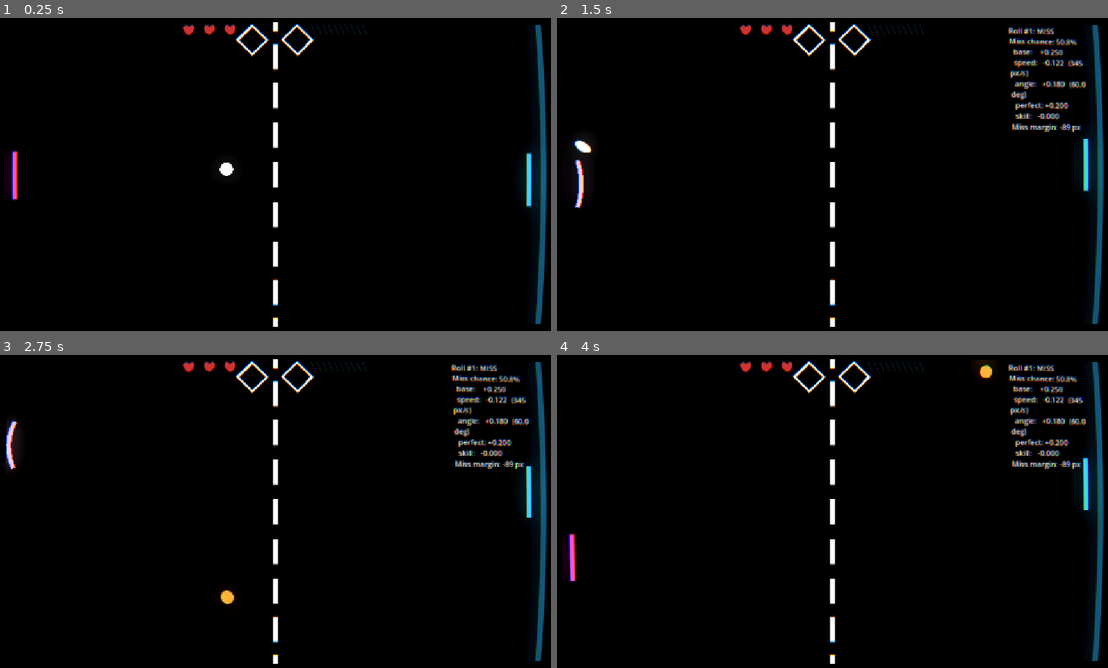
Above: before the commit, frames 1-4 (two rows, left to right).
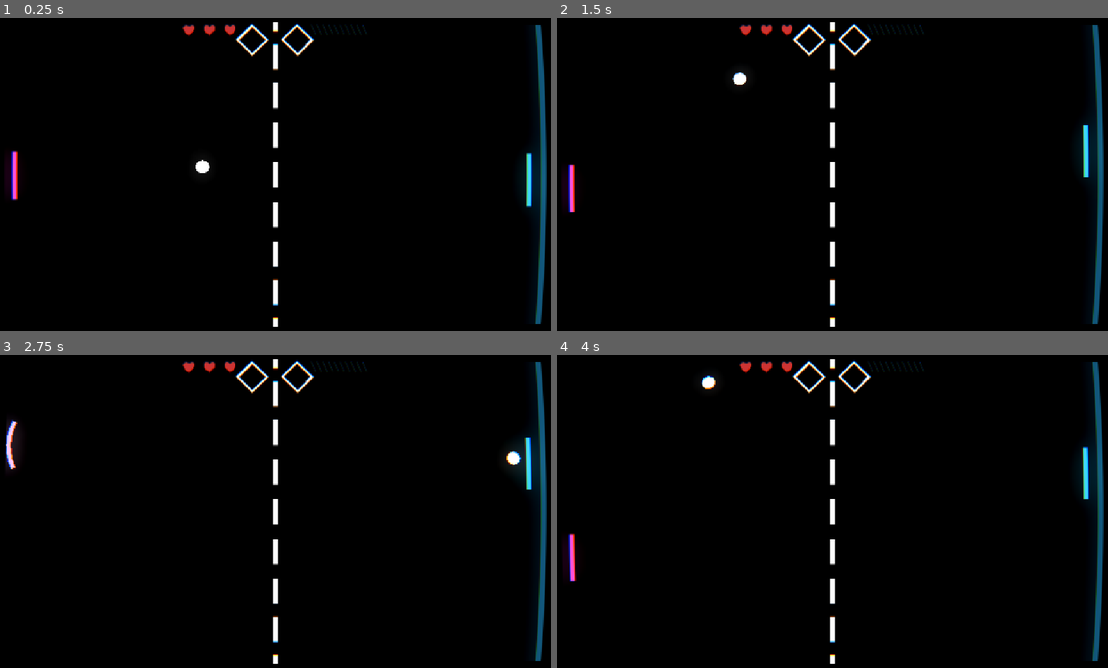
Above: after the commit, the same moments.

Repository: awesomness560/x-treme-pong
Game: Godot game, scene res://main.tscn
Two runs of this game, one before a commit and one after it. Both use one fixed random seed, a clock stepped at 60 frames per second and the inputs below.
Inputs (mouse positions are in pixels of both pictures, inside the frame that each line leads up to):
- Up to frame 1 (0.25 s): no input
- Up to frame 2 (1.5 s): move the mouse to (953, 158) at 0.52 s; hold Shift (charge_up) 0.53-1.28 s; move the mouse to (722, 190) at 1.27 s; hold S (paddle_down) from 1.28 s (still down)
- Up to frame 3 (2.75 s): move the mouse to (330, 442) at 2.02 s; release S (paddle_down) at 2.03 s; hold Shift (charge_up) from 2.03 s (still down)
- Up to frame 4 (4 s): move the mouse to (804, 574) at 2.77 s; move the mouse to (997, 558) at 3.52 s; release Shift (charge_up) at 3.53 s; hold S (paddle_down) from 3.53 s (still down)

The runs differ from the first frame. In frame 1, 0.2% of the frame differs, in the area x 35-43%, y 45-51%; in frame 2, 2.3%, in the area x 2-97%, y 2-63%; in frame 3, 2.2%; in frame 4, 1.9%.

Commit message:
A few small changes

Diff:
--- a/ai.gd
+++ b/ai.gd
@@ -27,6 +27,9 @@
 ## Subtracted from the total. Raise per round to make the boss better.
 @export_range(0.0, 1.0) var skill: float = 0.0
 @export_range(0.0, 1.0) var miss_chance_cap: float = 0.85
+@export var guarantee_after_damage: bool = true
+
+var _guaranteed_return := false
 
 @export_group("Miss Margin")
 ## How far past the paddle edge a miss lands, as a fraction of paddle height.
@@ -84,6 +87,7 @@
 	_locked_x = global_position.x
 	_noise_seed = randf() * 100.0
 	ball.paddle_hit.connect(_on_paddle_hit)
+	GameState.take_damage.connect(_on_border_damaged)
 
 # --- The dice roll ---
 
@@ -106,7 +110,12 @@
 	chance -= skill
 
 	last_miss_chance = clampf(chance, 0.0, miss_chance_cap)
-	will_miss = randf() < last_miss_chance
+
+	if _guaranteed_return:
+		will_miss = false
+		_guaranteed_return = false
+	else:
+		will_miss = randf() < last_miss_chance
 
 	if will_miss:
 		var t := clampf(inverse_lerp(comfortable_speed, margin_max_at_speed,
@@ -212,6 +221,11 @@
 	if absf(vx) < 1.0:
 		return 1.0
 	return maxf(absf(global_position.x - ball.global_position.x) / absf(vx), 0.001)
+
+## The border took a hit: no free farming off the rebound.
+func _on_border_damaged(_amount: float) -> void:
+	if guarantee_after_damage:
+		_guaranteed_return = true
 
 ## Always predicts properly. Missing is decided by the roll, not by bad reading.
 func _predict_ball_y(court: Rect2) -> float:
--- a/ai.tscn
+++ b/ai.tscn
@@ -11,6 +11,7 @@
 ball_radius = 15.0
 speed = 300.0
 responsiveness = 2000.0
+skill = 0.861
 debug_label = NodePath("Debug/RichTextLabel")
 
 [node name="ColorRect" type="ColorRect" parent="." unique_id=1557076092]
@@ -32,6 +33,7 @@
 shape = SubResource("RectangleShape2D_qg41d")
 
 [node name="Debug" type="CanvasLayer" parent="." unique_id=345440815]
+visible = false
 
 [node name="RichTextLabel" type="RichTextLabel" parent="Debug" unique_id=923674769]
 offset_left = 952.0
--- a/ball.gd
+++ b/ball.gd
@@ -12,6 +12,8 @@
 @export_range(0.0, 89.0) var max_launch_angle_deg: float = 30.0
 
 @export_group("Taps")
+## Fraction of the arriving speed a tap returns at, once past the tap range.
+@export var tap_return_factor: float = 1.0
 ## Speed a tap adds while below the ramp ceiling.
 @export var tap_speed_gain: float = 90.0
 ## Taps ramp speed up to this fraction of ignite_speed, then only creep.
@@ -22,10 +24,10 @@
 @export_range(0.1, 1.0) var tap_hard_ceiling: float = 0.92
 
 @export_group("Enemy Returns")
-## Speed the boss's return adds on top of what arrived.
+## Speed the boss adds while the rally is still building.
 @export var enemy_speed_gain: float = 60.0
-## The boss's returns are capped here, as a fraction of ignite_speed.
-@export_range(0.1, 2.0) var enemy_speed_ceiling: float = 0.95
+## Fraction of the arriving speed the boss returns at, once past the tap range.
+@export var enemy_return_factor: float = 1.0
 
 @export_group("Ignition")
 ## Speed at which the ball catches fire.
@@ -46,13 +48,21 @@
 ## Seconds after a border hit during which the enemy paddle can't touch the ball.
 @export var border_grace_time: float = 0.35
 
+@export_group("Debug")
+## A Label or RichTextLabel to print ball info to. Leave empty to skip.
+@export var debug_label: Control
+@export var debug_enabled: bool = true
+
 var ignited := false
 
 var _speed := 0.0
 var _direction := Vector2.ZERO
+var _pending_smash := 0.0
 var _grace_timer := 0.0
 var _base_color := Color.WHITE
 var _color_tween: Tween
+var _last_event := "serve"
+var _hit_count := 0
 
 func _init() -> void:
 	GameState.ball = self
@@ -65,15 +75,17 @@
 
 func launch() -> void:
 	_speed = start_speed
+	_pending_smash = 0.0
+	_last_event = "serve"
+	_hit_count = 0
 	var angle := deg_to_rad(randf_range(-max_launch_angle_deg, max_launch_angle_deg))
 	var side := 1.0 if randf() < 0.5 else -1.0
 	_direction = Vector2(side * cos(angle), sin(angle))
 	_update_ignition()
 
-## Boost the ball's speed, for a smash. 1.0 leaves it unchanged.
+## Queue a smash. Applied when the ball actually reaches the paddle.
 func smash(multiplier: float) -> void:
-	_speed = clampf(_speed * multiplier, 0.0, max_speed)
-	_update_ignition()
+	_pending_smash = maxf(multiplier, 1.0)
 
 func get_motion() -> Vector2:
 	return _direction * _speed
@@ -155,7 +167,9 @@
 
 	# The wall absorbs the hit: the ball drops out at serve speed.
 	_speed = start_speed
+	_pending_smash = 0.0
 	_grace_timer = border_grace_time
+	_last_event = "border (%.2f dmg)" % damage
 	_update_ignition()
 
 	GameState.take_damage.emit(damage)
@@ -184,22 +198,65 @@
 	_direction = Vector2(signf(collision.get_normal().x) * cos(angle), sin(angle))
 
 	var collider := collision.get_collider()
+	var before := _speed
 	if collider is EnemyPaddle:
 		_speed = _enemy_return_speed()
+		_last_event = "boss return"
+	elif _pending_smash > 1.0:
+		_speed = clampf(_speed * _pending_smash, 0.0, max_speed)
+		_last_event = "SMASH %.2fx" % _pending_smash
+		_pending_smash = 0.0
 	else:
 		_speed = _tap_speed()
+		_last_event = "tap"
+
+	_last_event += " (%.0f -> %.0f)" % [before, _speed]
+	_hit_count += 1
 
 	_update_ignition()
 	paddle_hit.emit(collider)
 
-## Taps ramp hard to the ceiling, then creep so every touch still reads.
+## Taps build the rally below the ceiling, and preserve speed above it.
 func _tap_speed() -> float:
 	var ceiling := ignite_speed * tap_ramp_ceiling
 	var hard_cap := ignite_speed * tap_hard_ceiling
 	if _speed < ceiling:
 		return minf(_speed + tap_speed_gain, ceiling)
-	return minf(_speed + tap_creep_gain, hard_cap)
-
-## The boss always adds a little, so its returns feel like hits too.
+	if _speed <= hard_cap:
+		return minf(_speed + tap_creep_gain, hard_cap)
+	# Already faster than taps can build: keep it, minus a little.
+	return minf(_speed * tap_return_factor, max_speed)
+
+## Builds the rally below the tap ceiling, decays smashes above it.
 func _enemy_return_speed() -> float:
-	return minf(_speed + enemy_speed_gain, ignite_speed * enemy_speed_ceiling)
+	var ceiling := ignite_speed * tap_hard_ceiling
+	if _speed <= ceiling:
+		return minf(_speed + enemy_speed_gain, ceiling)
+	# Past the tap range: bleed speed off, but never below the build ceiling.
+	return clampf(_speed * enemy_return_factor, ceiling, max_speed)
+
+# --- Debug ---
+
+func _process(_delta: float) -> void:
+	_write_debug()
+
+func _write_debug() -> void:
+	if not debug_enabled or debug_label == null:
+		return
+
+	var ceiling := ignite_speed * tap_ramp_ceiling
+	var hard_cap := ignite_speed * tap_hard_ceiling
+
+	var lines := [
+		"Speed: %.0f / %.0f px/s" % [_speed, max_speed],
+		"  horizontal: %.0f" % get_horizontal_speed(),
+		"  angle: %.1f deg" % rad_to_deg(_direction.angle()),
+		"Ignited: %s" % ("YES" if ignited else "no"),
+		"  ignite at %.0f, out at %.0f" % [ignite_speed, extinguish_speed],
+		"Tap range: %.0f -> %.0f (cap %.0f)" % [start_speed, ceiling, hard_cap],
+		"Last event: %s  (hit #%d)" % [_last_event, _hit_count],
+		"Pending smash: %s" % ("%.2fx" % _pending_smash if _pending_smash > 1.0 else "none"),
+		"Border grace: %.2fs" % _grace_timer,
+		"Next border damage: %.2f" % _compute_damage(),
+	]
+	debug_label.set("text", "\n".join(lines))
--- a/ball.tscn
+++ b/ball.tscn
@@ -7,10 +7,13 @@
 [sub_resource type="CircleShape2D" id="CircleShape2D_qg41d"]
 radius = 15.033297
 
-[node name="Ball" type="CharacterBody2D" unique_id=572260270 node_paths=PackedStringArray("sprite")]
+[node name="Ball" type="CharacterBody2D" unique_id=572260270 node_paths=PackedStringArray("sprite", "debug_label")]
 script = ExtResource("1_41u45")
+start_speed = 1000.0
+max_speed = 2000.0
 sprite = NodePath("Visuals")
 ignited_color = Color(1.5890393, 0.69354075, 0.2266023, 1)
+debug_label = NodePath("CanvasLayer/RichTextLabel")
 
 [node name="Visuals" type="Sprite2D" parent="." unique_id=1558599729 node_paths=PackedStringArray("ball")]
 modulate = Color(2.634323, 2.634323, 2.634323, 1)
@@ -21,3 +24,16 @@
 
 [node name="CollisionShape2D" type="CollisionShape2D" parent="." unique_id=215863815]
 shape = SubResource("CircleShape2D_qg41d")
+
+[node name="CanvasLayer" type="CanvasLayer" parent="." unique_id=1734355232]
+visible = false
+
+[node name="RichTextLabel" type="RichTextLabel" parent="CanvasLayer" unique_id=1358436564]
+anchors_preset = 1
+anchor_left = 1.0
+anchor_right = 1.0
+offset_left = -175.0
+offset_bottom = 215.0
+grow_horizontal = 0
+fit_content = true
+scroll_active = false
--- a/main.tscn
+++ b/main.tscn
@@ -62,7 +62,7 @@
 
 [node name="Ball" parent="." unique_id=572260270 instance=ExtResource("3_h2yge")]
 position = Vector2(-2, -1)
-max_speed = 3000.0
+start_speed = 600.0
 
 [node name="WorldEnvironment" type="WorldEnvironment" parent="." unique_id=58656547]
 environment = SubResource("Environment_qg41d")
